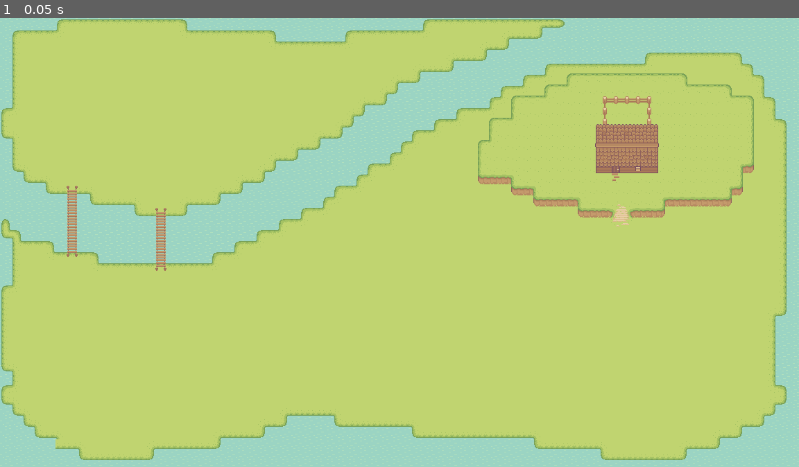
Above: before the commit, frame 1.
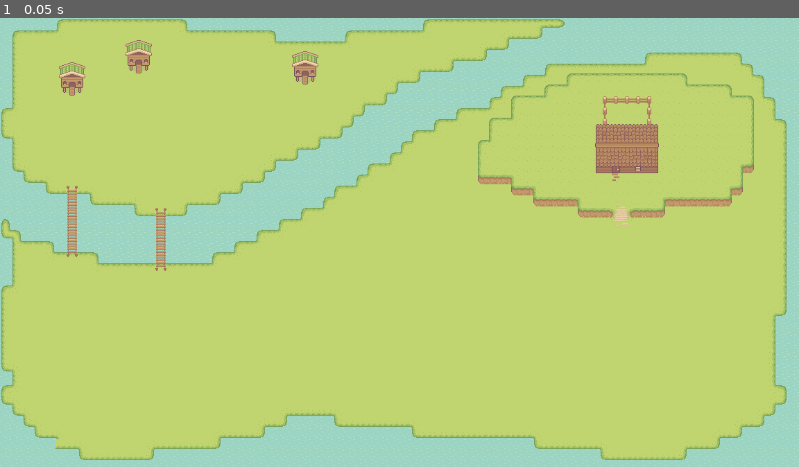
Above: after the commit, the same moment.

Repository: maxp3ng/godotjam
Game: Godot game, scene res://node_3d.tscn
The game is run twice, just before and just after one commit, with the same random seed, the same clock (stepped at 60 frames per second) and the same inputs.
Inputs:
- Up to frame 1 (0.05 s): no input

The runs differ from the first frame. In frame 1, 0.5% of the frame differs, in the area x 7-40%, y 4-18%.

Commit message:
temp enemy spawn area + junk

Diff:
--- a/node_3d.tscn
+++ b/node_3d.tscn
@@ -1,9 +1,10 @@
-[gd_scene load_steps=39 format=3 uid="uid://cdkk2vfihhp31"]
+[gd_scene load_steps=41 format=3 uid="uid://cdkk2vfihhp31"]
 
 [ext_resource type="Texture2D" uid="uid://dp35u80fla6rm" path="res://Sprout Lands - Sprites - Basic pack/Tilesets/Grass.png" id="1_wc5p8"]
 [ext_resource type="Texture2D" uid="uid://cv13y6g7151id" path="res://Sprout Lands - Sprites - Basic pack/Tilesets/Hills.png" id="2_jsk3o"]
 [ext_resource type="Texture2D" uid="uid://bhaqckr4qj4p0" path="res://Sprout Lands - Sprites - Basic pack/Tilesets/Tilled_Dirt.png" id="3_4arys"]
 [ext_resource type="Texture2D" uid="uid://c73j1h7spemwf" path="res://Sprout Lands - Sprites - Basic pack/Tilesets/Tilled_Dirt_v2.png" id="4_6iypd"]
+[ext_resource type="Texture2D" uid="uid://cxb1atx5bbh8j" path="res://Sprout Lands - Sprites - Basic pack/Objects/Free_Chicken_House.png" id="5_tcnuu"]
 [ext_resource type="Texture2D" uid="uid://dyono15s1jwny" path="res://Sprout Lands - Sprites - Basic pack/Tilesets/Tilled_Dirt_Wide.png" id="5_tereu"]
 [ext_resource type="Texture2D" uid="uid://dcump0g6vr4cp" path="res://Sprout Lands - Sprites - Basic pack/Tilesets/Tilled_Dirt_Wide_v2.png" id="6_cdqbm"]
 [ext_resource type="Texture2D" uid="uid://bsvhee33ttxgm" path="res://Sprout Lands - Sprites - Basic pack/Tilesets/Water.png" id="7_imku0"]
@@ -128,6 +129,18 @@
 2:0/0 = 0
 3:0/0 = 0
 
+[sub_resource type="TileSetAtlasSource" id="TileSetAtlasSource_id0nj"]
+texture = ExtResource("5_tcnuu")
+0:0/0 = 0
+1:0/0 = 0
+2:0/0 = 0
+0:1/0 = 0
+1:1/0 = 0
+2:1/0 = 0
+0:2/0 = 0
+1:2/0 = 0
+2:2/0 = 0
+
 [sub_resource type="TileSetAtlasSource" id="TileSetAtlasSource_jsk3o"]
 texture = ExtResource("3_4arys")
 0:0/0 = 0
@@ -435,6 +448,7 @@
 sources/9 = SubResource("TileSetAtlasSource_nu31w")
 sources/10 = SubResource("TileSetAtlasSource_5t8nk")
 sources/11 = SubResource("TileSetAtlasSource_obt1j")
+sources/12 = SubResource("TileSetAtlasSource_id0nj")
 
 [sub_resource type="TileSetAtlasSource" id="TileSetAtlasSource_wlxy5"]
 texture = ExtResource("1_wc5p8")
@@ -944,7 +958,7 @@
 texture_filter = 1
 tile_set = SubResource("TileSet_tereu")
 format = 2
-layer_0/tile_data = PackedInt32Array(720949, 6, 1, 786485, 6 …(394 unchanged characters)…  1, 786491, 131078, 1, 852027, 131078, 2)
+layer_0/tile_data = PackedInt32Array(720949, 6, 1, 786485, 6 …(394 unchanged characters)…  1, 786491, 131078, 1, 852027, 131078, 2, 262149, 12, 0, 327685, 12, 1, 393221, 12, 2, 262150, 65548, 0, 327686, 65548, 1, 393222, 65548, 2, 262151, 131084, 0, 327687, 131084, 1, 393223, 131084, 2, 131083, 12, 0, 196619, 12, 1, 262155, 12, 2, 131084, 65548, 0, 196620, 65548, 1, 262156, 65548, 2, 131085, 131084, 0, 196621, 131084, 1, 262157, 131084, 2, 196634, 12, 0, 262170, 12, 1, 327706, 12, 2, 196635, 65548, 0, 262171, 65548, 1, 327707, 65548, 2, 196636, 131084, 0, 262172, 131084, 1, 327708, 131084, 2)
 
 [node name="Paths + House Roof" type="TileMap" parent="."]
 texture_filter = 1
